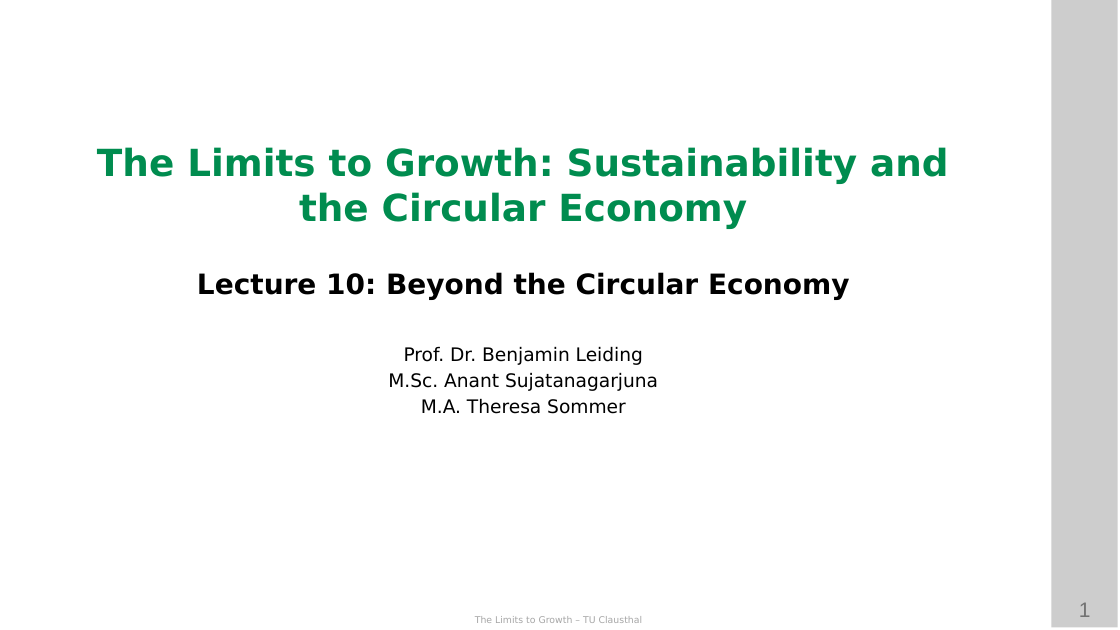
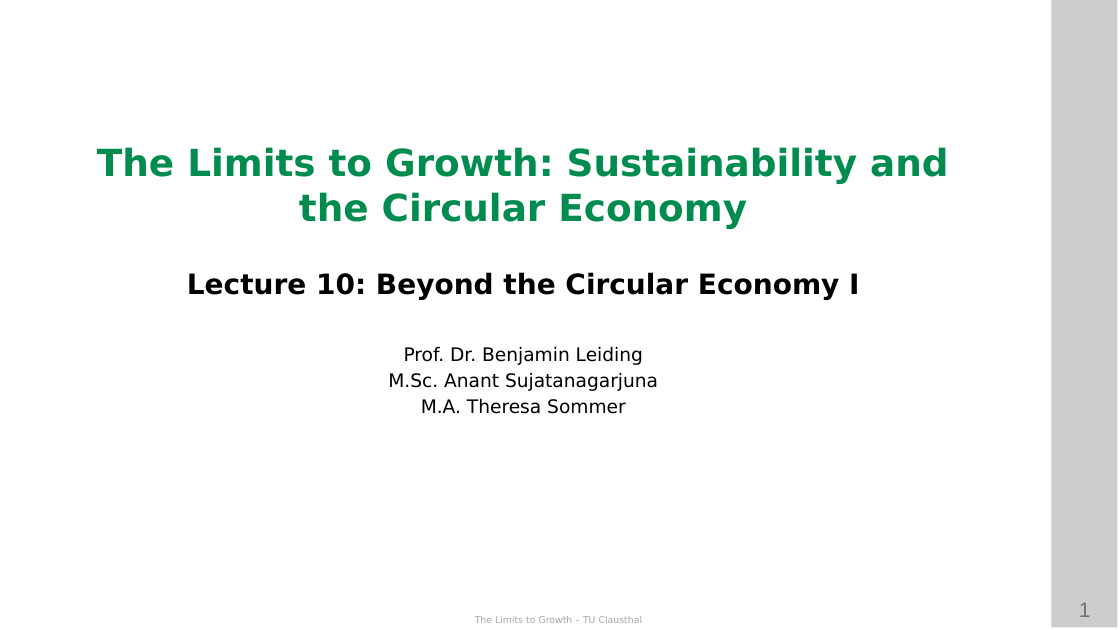
Before and after one commit to ETCE-LAB/teaching-material, a slide deck: slide 1 of The-Limits-to-Growth/LTG-L10-Beyond-the-Circular-Economy--Part-1.pptx. Drawn at 1120x630 pixels with LibreOffice and Linux fonts; fonts in the diff are those of the drawing; background and template pictures are left out. Boxes give left, top, right and bottom in pixels: in the first picture for what was removed or moved away, otherwise in the second. Text is boxed around its words. In the diff, an @@ line names an element or a change of style, - is before the commit and + after.

```diff
--- a/The-Limits-to-Growth/LTG-L10-Beyond-the-Circular-Economy--Part-1.pptx
+++ b/The-Limits-to-Growth/LTG-L10-Beyond-the-Circular-Economy--Part-1.pptx
@@ text at <box>187,272,859,300</box>: text changed @@
-Lecture 10: Beyond the Circular Economy
+Lecture 10: Beyond the Circular Economy I
```
Also in this commit, not shown: 4 other files.
